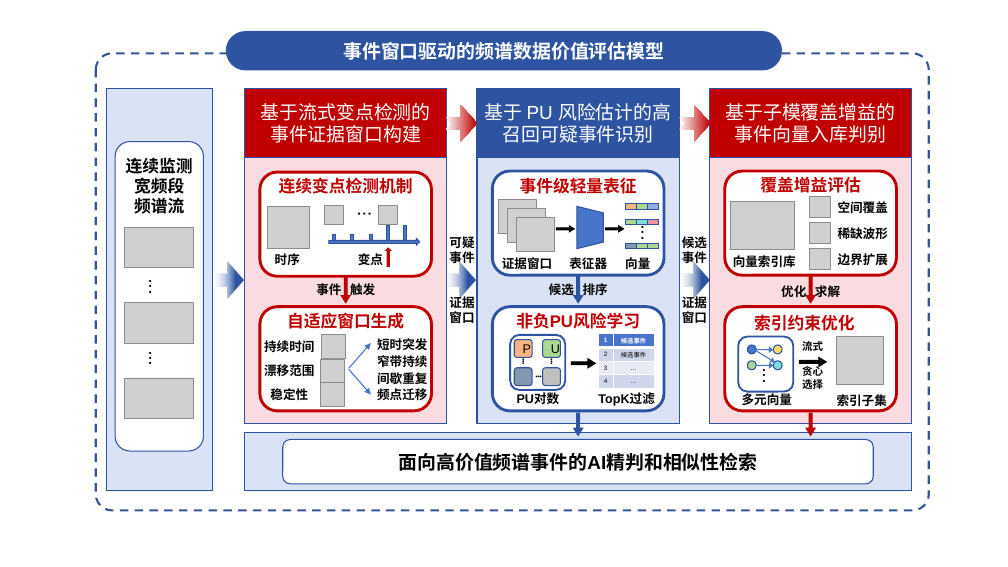
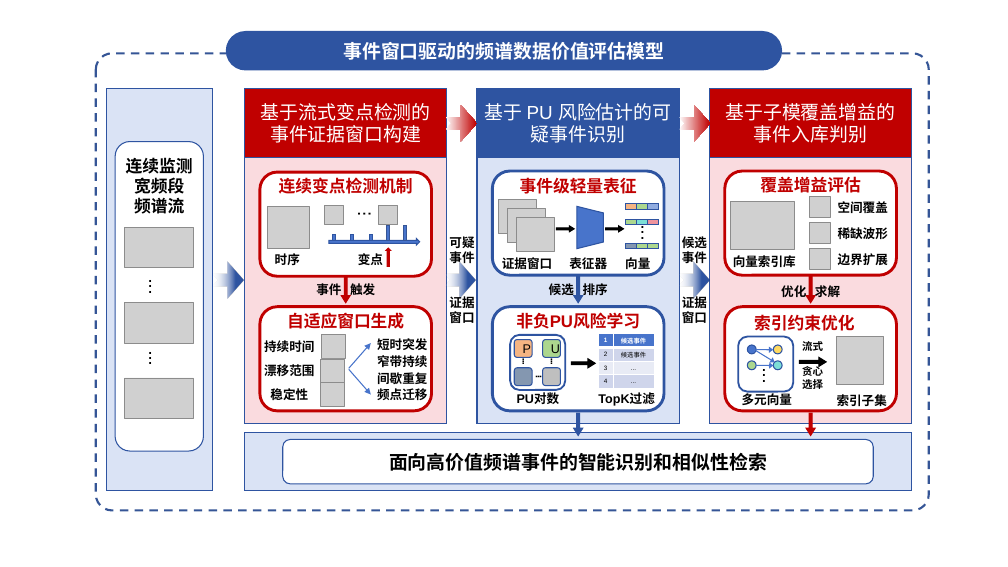
Before and after one commit to yeshu8zpf/NSFC_MCI, a slide deck: slide 1 of 军民融合/ppt/2A.pptx. Drawn at 1008x567 pixels with LibreOffice and Linux fonts; fonts in the diff are those of the drawing; grey boxes stand for pictures. Boxes give left, top, right and bottom in pixels: in the first picture for what was removed or moved away, otherwise in the second. Text is boxed around its words. In the diff, an @@ line names an element or a change of style, - is before the commit and + after.

```diff
--- a/军民融合/ppt/2A.pptx
+++ b/军民融合/ppt/2A.pptx
@@ text in rectangle at (485,103,671,143): text changed @@
-基于 PU 风险估计的高召回可疑事件识别
+基于 PU 风险估计的可疑事件识别
@@ text in rectangle at (725,103,895,143): text changed @@
-基于子模覆盖增益的事件向量入库判别
+基于子模覆盖增益的事件入库判别
@@ text in rounded rectangle at (389,453,767,471): text changed @@
-面向高价值频谱事件的AI精判和相似性检索
+面向高价值频谱事件的智能识别和相似性检索
```
Also in this commit, not shown: 3 other files.
